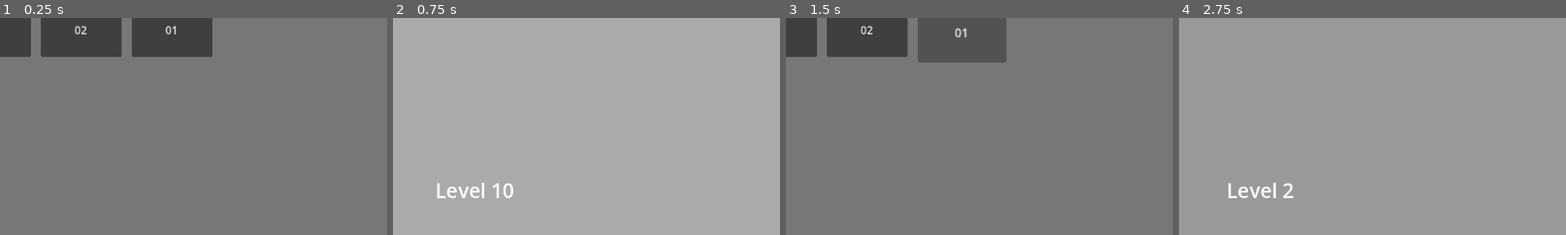
Above: before the commit, frames 1-4 (left to right).
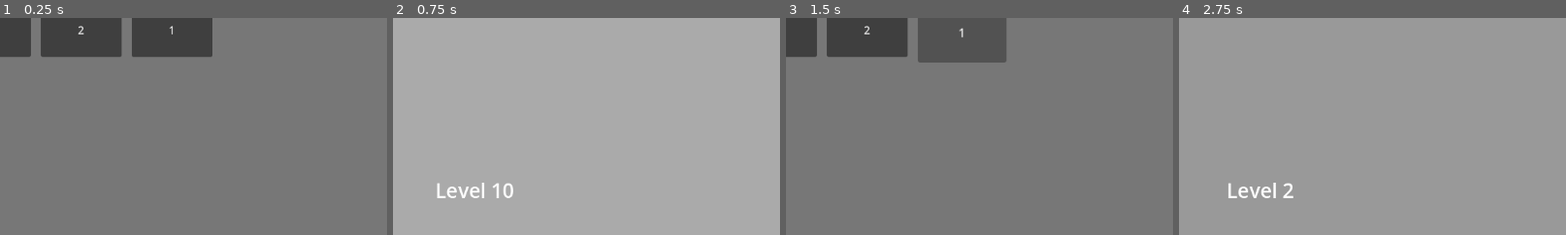
Above: after the commit, the same moments.

Repository: moaatt2/My-First-Game
Game: Godot game, scene res://gui/level_select_screen.tscn
The game is run twice, just before and just after one commit, with the same random seed, the same clock (stepped at 60 frames per second) and the same inputs. This scene is started directly instead of the project's main scene.
Inputs (mouse positions are % of the whole screen's width and height, from its top left):
- Up to frame 1 (0.25 s): no input
- Up to frame 2 (0.75 s): click "10" at 0.5 s
- Up to frame 3 (1.5 s): click "Back" at 1.25 s
- Up to frame 4 (2.75 s): click (50, 13) at 2 s, where only the run before the commit has a clickable "02"
The pictures show only the part of the screen within x 39-89%, y 10-60%; the shares and areas given below are measured in that part.

The runs differ from the first frame. In frame 1, 0.2% of the frame differs, in the area x 19-46%, y 3-8%; in frame 2, nothing differs; in frame 3, 0.2%, in the area x 19-47%, y 3-9%; in frame 4, nothing differs.

Commit message:
Trim leading zero from view on level select screen.

Diff:
--- a/gui/level_select_screen.gd
+++ b/gui/level_select_screen.gd
@@ -26,7 +26,7 @@
 
 func create_level_button(level_path: String, level_name: String) -> void:
 	var button = LEVEL_BUTTON.instantiate()
-	button.text = level_name.trim_suffix('.tscn').trim_prefix('level_')
+	button.text = level_name.trim_suffix('.tscn').trim_prefix('level_').trim_prefix('0')
 	button.level_path = level_path
 
 	grid.add_child(button)
